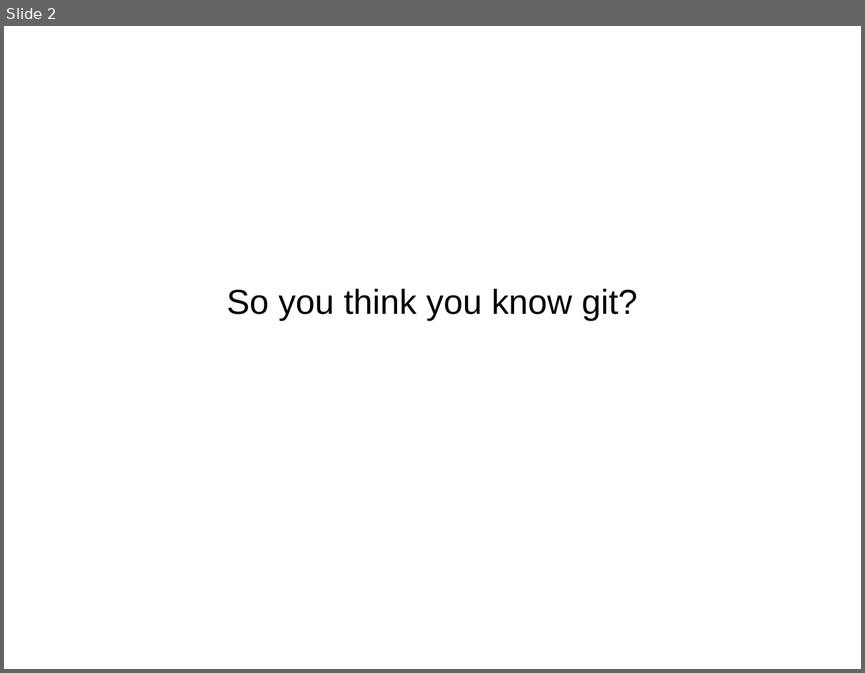
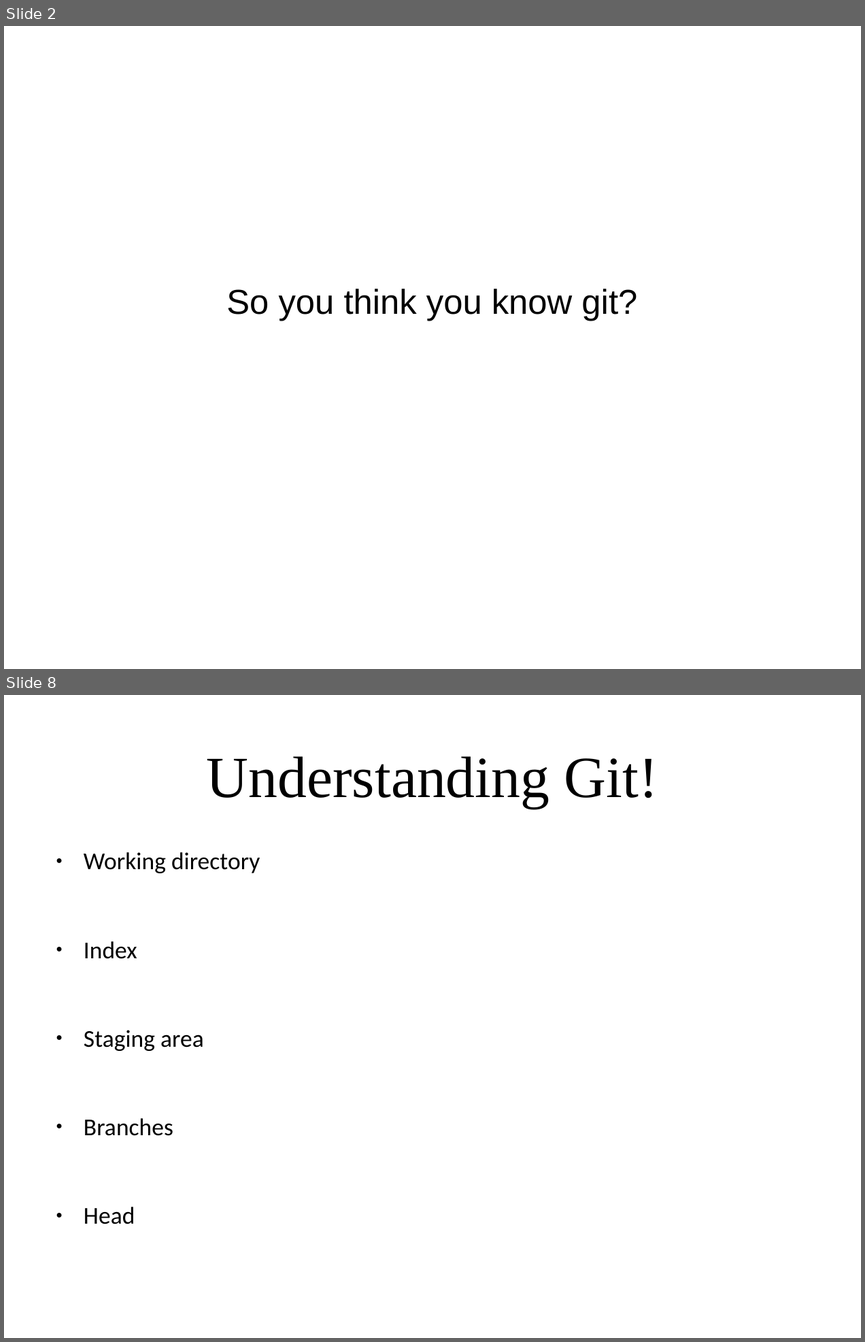
Before and after one commit to amueller/applied_ml_spring_2017, a slide deck: slides/aml-02-012317.odp. Shown one above the other, each under a label of ours: slide 2 before the commit, slides 2 and 8 after it; the slides between them are not shown. The pictures are 865x673 and 865x1342 pixels, drawn with LibreOffice and Linux fonts; fonts in the diff are those of the drawing. Boxes give left, top, right and bottom in pixels: in the first picture for what was removed or moved away, otherwise in the second. Text is boxed around its words. In the diff, an @@ line names an element or a change of style, - is before the commit and + after.

```diff
--- a/slides/aml-02-012317.odp
+++ b/slides/aml-02-012317.odp
@@ slide 8 added at [4,695,861,1338], background #FFFFFF @@
@@ title added at [207,756,658,808], 54 pt, text #000000 @@
+Understanding Git!
@@ text added at [84,852,260,1224], 22.4 pt, text #000000 @@
+● Working directory
+● Index
+● Staging area
+● Branches
+● Head
```
Also in this commit, not shown: 2 slides changed, 27 other slides added, 2 slides removed.
